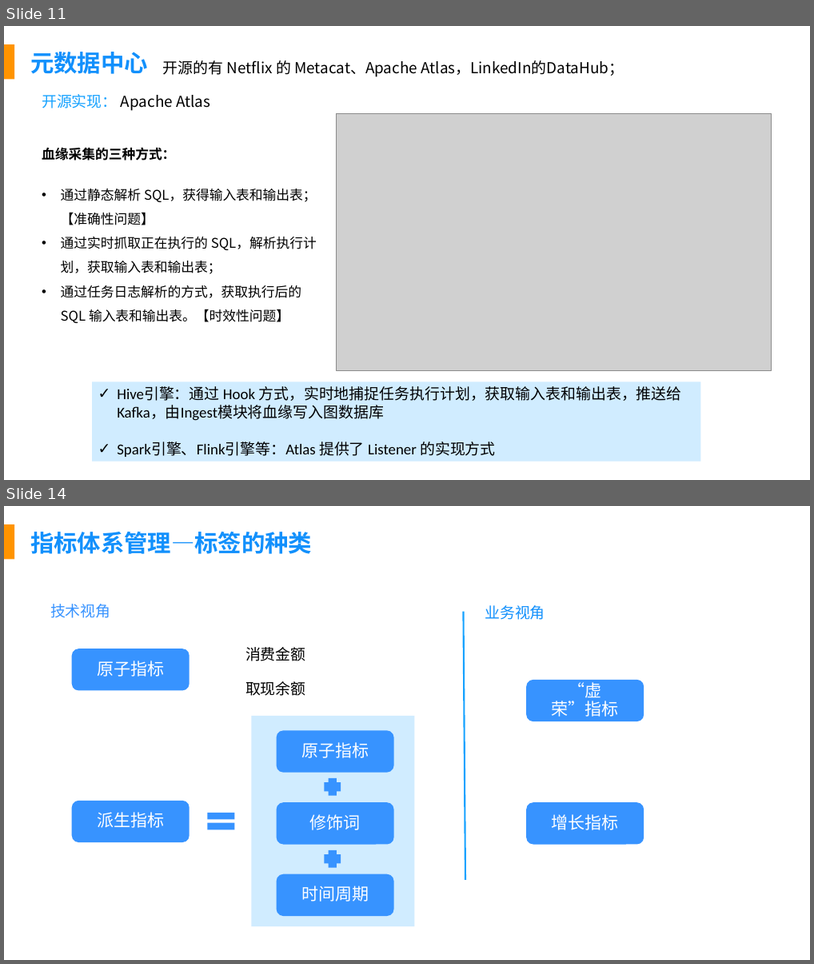
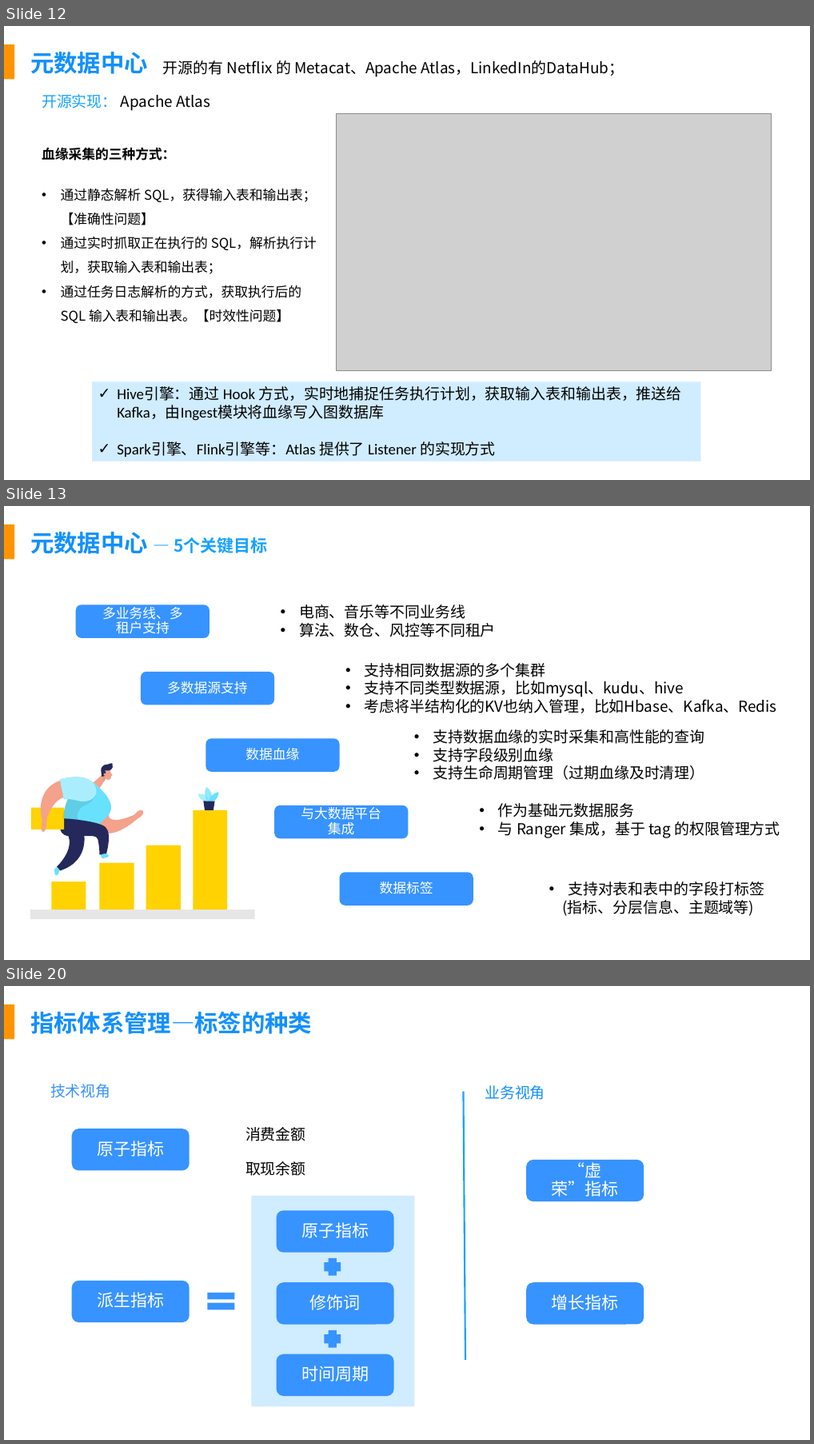
Before and after one commit to fancyChuan/reading-mindmap, a slide deck: PPT/数据建设知识体系.pptx. Shown one above the other, each under a label of ours: slides 11 and 14 before the commit, slides 12, 13 and 20 after it; the slides between them are not shown. The pictures are 814x964 and 814x1444 pixels, drawn with LibreOffice and Linux fonts; fonts in the diff are those of the drawing; grey boxes stand for pictures. Boxes give left, top, right and bottom in pixels: in the first picture for what was removed or moved away, otherwise in the second. Text is boxed around its words. In the diff, an @@ line names an element or a change of style, - is before the commit and + after.

Commit message:
Update 数据建设知识体系.pptx
元数据中心

```diff
--- a/PPT/数据建设知识体系.pptx
+++ b/PPT/数据建设知识体系.pptx
@@ slide 13 added at (x1=4, y1=506, x2=810, y2=960), background #FFFFFF; not listed: 1 template element that a slide beside it also shows @@
@@ text added at (x1=30, y1=532, x2=268, y2=554), 20 pt, text #16A2FF, bold @@
+元数据中心 — 5个关键目标
@@ rounded rectangle added at (x1=76, y1=604, x2=210, y2=638), fill #3793FF, 16 pt, text #FFFFFF @@
+多业务线、多租户支持
@@ text added at (x1=299, y1=604, x2=496, y2=637), 18 pt, text #000000 @@
+• 电商、音乐等不同业务线
+• 算法、数仓、风控等不同租户
@@ rounded rectangle added at (x1=141, y1=672, x2=274, y2=705), fill #3793FF, 16 pt, text #FFFFFF @@
+多数据源支持
@@ text added at (x1=365, y1=663, x2=778, y2=713), 18 pt, text #000000 @@
+• 支持相同数据源的多个集群
+• 支持不同类型数据源，比如mysql、kudu、hive
+• 考虑将半结构化的KV也纳入管理，比如Hbase、Kafka、Redis
@@ rounded rectangle added at (x1=206, y1=738, x2=340, y2=772), fill #3793FF, 16 pt, text #FFFFFF @@
+数据血缘
@@ text added at (x1=433, y1=729, x2=705, y2=780), 18 pt, text #000000 @@
+• 支持数据血缘的实时采集和高性能的查询
+• 支持字段级别血缘
+• 支持生命周期管理（过期血缘及时清理）
@@ group added at (x1=30, y1=763, x2=255, y2=919): 24 freeform shapes, 6 rectangles @@
@@ rounded rectangle added at (x1=274, y1=805, x2=408, y2=839), fill #3793FF, 16 pt, text #FFFFFF @@
+与大数据平台集成
@@ text added at (x1=498, y1=803, x2=780, y2=838), 18 pt, text #000000 @@
+• 作为基础元数据服务
+• 与 Ranger 集成，基于 tag 的权限管理方式
@@ rounded rectangle added at (x1=340, y1=872, x2=474, y2=905), fill #3793FF, 16 pt, text #FFFFFF @@
+数据标签
@@ text added at (x1=563, y1=881, x2=765, y2=916), 18 pt, text #000000 @@
+• 支持对表和表中的字段打标签
+(指标、分层信息、主题域等)
@@ what was slide 11 is now slide 12 @@
@@ what was slide 14 is now slide 20 @@
```
Also in this commit, not shown: 7 other slides added, 2 slides removed.
